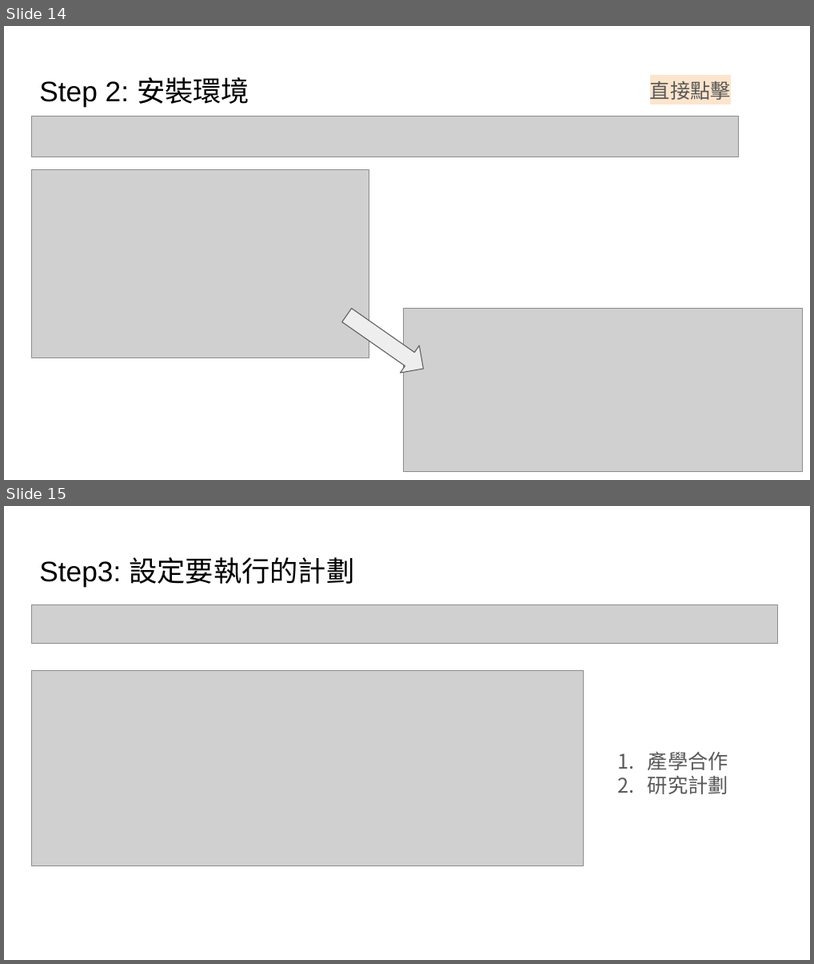
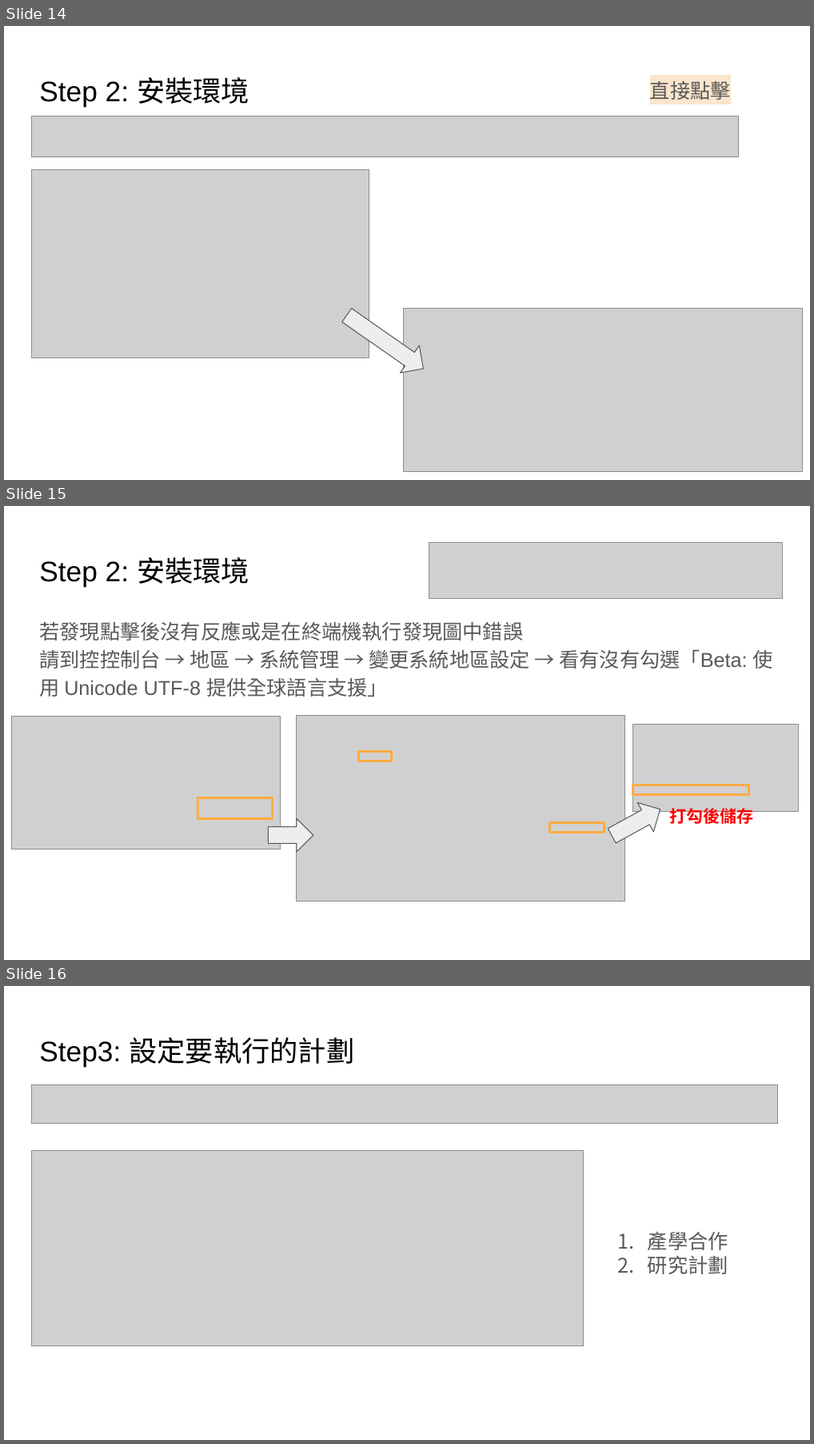
Before and after one commit to AnnaChen1228/MOST_committee, a slide deck: 國科會推薦委員操作手冊(V6).pptx. Shown one above the other, each under a label of ours: slides 14 and 15 before the commit, slides 14, 15 and 16 after it. The pictures are 814x964 and 814x1444 pixels, drawn with LibreOffice and Linux fonts; fonts in the diff are those of the drawing; grey boxes stand for pictures. Boxes give left, top, right and bottom in pixels: in the first picture for what was removed or moved away, otherwise in the second. Text is boxed around its words. In the diff, an @@ line names an element or a change of style, - is before the commit and + after.

```diff
--- a/國科會推薦委員操作手冊(V6).pptx
+++ b/國科會推薦委員操作手冊(V6).pptx
@@ slide 15 added at <box>4,506,810,960</box>, background #FFFFFF @@
@@ picture added at <box>430,542,783,599</box> @@
@@ title added at <box>39,557,250,586</box>, 25.2 pt, text #000000 @@
+Step 2: 安裝環境
@@ text added at <box>39,621,774,696</box>, 18 pt, text #595959 @@
+若發現點擊後沒有反應或是在終端機執行發現圖中錯誤
+請到控控制台 → 地區 → 系統管理 → 變更系統地區設定 → 看有沒有勾選「Beta: 使用 Unicode UTF-8 提供全球語言支援」
@@ picture added at <box>11,716,280,848</box> @@
@@ picture added at <box>297,716,626,901</box> @@
@@ picture added at <box>633,724,799,811</box> @@
@@ rectangle added at <box>359,751,392,761</box>, outline #FFAB40 2.25 pt @@
@@ rectangle added at <box>633,785,749,795</box>, outline #FFAB40 2.25 pt @@
@@ rectangle added at <box>198,798,274,818</box>, outline #FFAB40 2.25 pt @@
@@ right arrow added at <box>604,795,668,850</box>, fill #EEEEEE, outline #595959 0.75 pt @@
@@ text added at <box>670,805,754,826</box>, 15 pt, text #FF0000, bold @@
+打勾後儲存
@@ right arrow added at <box>269,818,314,851</box>, fill #EEEEEE, outline #595959 0.75 pt @@
@@ rectangle added at <box>550,823,604,832</box>, outline #FFAB40 2.25 pt @@
@@ what was slide 15 is now slide 16 @@
```
Also in this commit, not shown: 1 slide changed.
